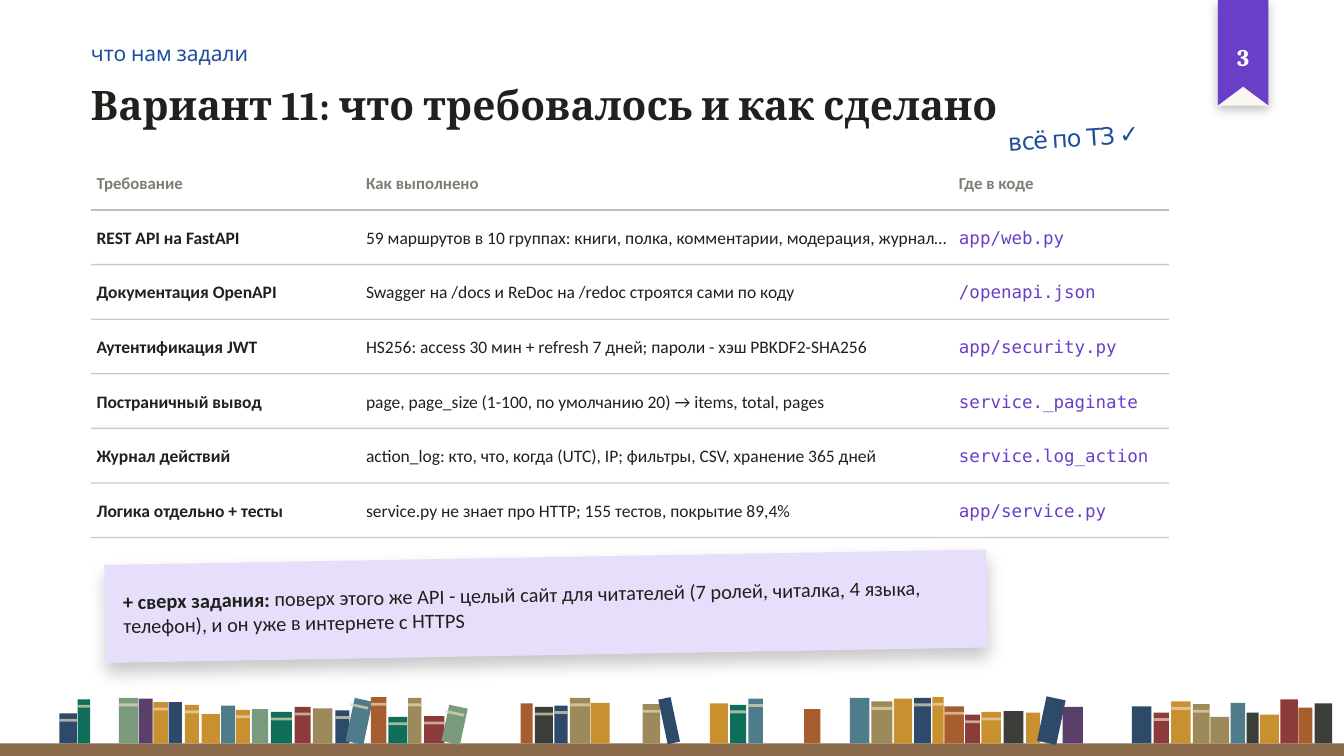
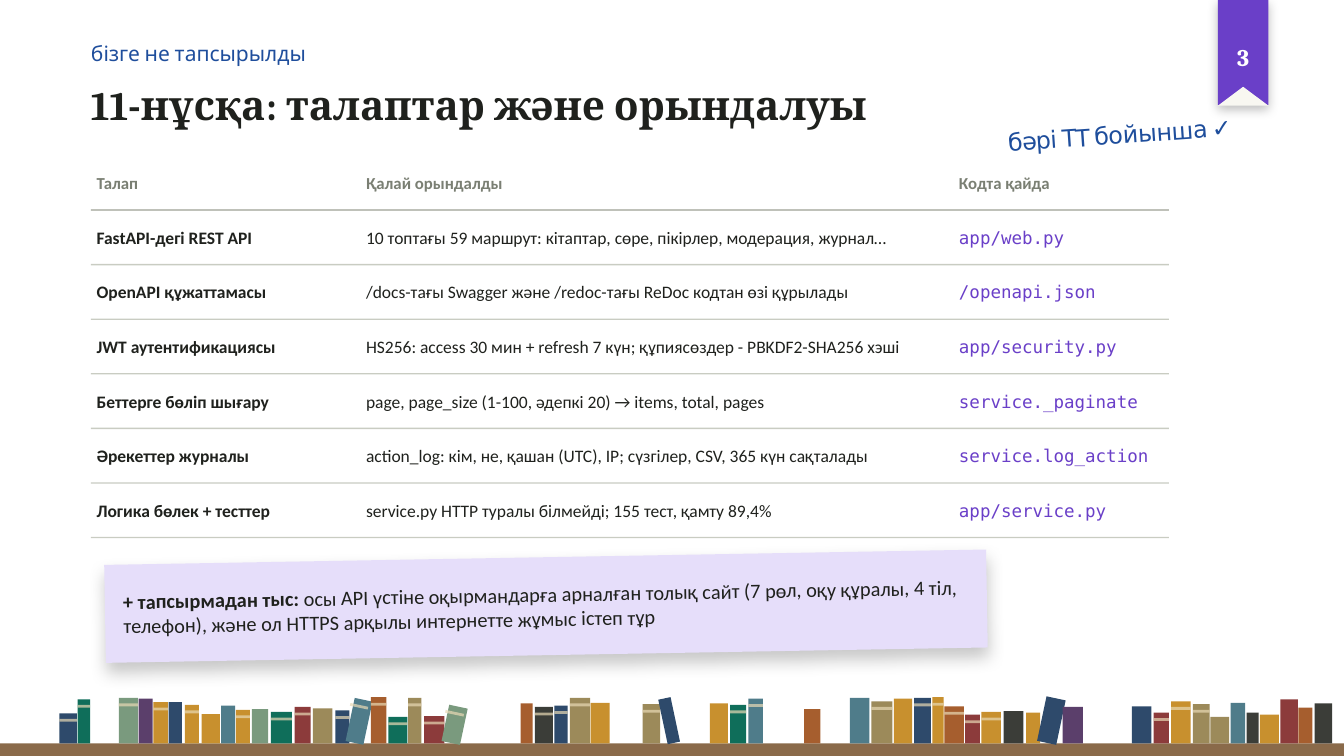
Before and after one commit to Kioku-0/oqu, a slide deck: slide 3 of Для_сдачи/2_Презентации/Оқу_предзащита_рус-каз.pptx. Drawn at 1344x756 pixels with LibreOffice and Linux fonts; fonts in the diff are those of the drawing; background and template pictures are left out. Boxes give left, top, right and bottom in pixels: in the first picture for what was removed or moved away, otherwise in the second. Text is boxed around its words. In the diff, an @@ line names an element or a change of style, - is before the commit and + after.

```diff
--- a/Для_сдачи/2_Презентации/Оқу_предзащита_рус-каз.pptx
+++ b/Для_сдачи/2_Презентации/Оқу_предзащита_рус-каз.pptx
@@ text at box(91, 45, 306, 66): text changed @@
-что нам задали
+бізге не тапсырылды
@@ text at box(91, 93, 867, 130): text changed @@
-Вариант 11: что требовалось и как сделано
+11-нұсқа: талаптар және орындалуы
@@ text at box(1009, 128, 1091, 154): text changed @@
-всё по ТЗ ✓
+бәрі ТТ бойынша ✓
@@ text at box(97, 178, 139, 189): text changed @@
-Требование
+Талап
@@ text at box(366, 177, 503, 192): text changed @@
-Как выполнено
+Қалай орындалды
@@ text at box(959, 177, 1049, 192): text changed @@
-Где в коде
+Кодта қайда
@@ text at box(97, 231, 253, 247): text changed @@
-REST API на FastAPI
+FastAPI-дегі REST API
@@ text at box(366, 232, 887, 247): text changed @@
-59 маршрутов в 10 группах: книги, полка, комментарии, модерация, журнал…
+10 топтағы 59 маршрут: кітаптар, сөре, пікірлер, модерация, журнал…
@@ text at box(97, 286, 266, 301): text changed @@
-Документация OpenAPI
+OpenAPI құжаттамасы
@@ text at box(366, 286, 848, 301): text changed @@
-Swagger на /docs и ReDoc на /redoc строятся сами по коду
+/docs-тағы Swagger және /redoc-тағы ReDoc кодтан өзі құрылады
@@ text at box(97, 341, 276, 356): text changed @@
-Аутентификация JWT
+JWT аутентификациясы
@@ text at box(366, 341, 899, 356): text changed @@
-HS256: access 30 мин + refresh 7 дней; пароли - хэш PBKDF2-SHA256
+HS256: access 30 мин + refresh 7 күн; құпиясөздер - PBKDF2-SHA256 хэші
@@ text at box(97, 396, 269, 411): text changed @@
-Постраничный вывод
+Беттерге бөліп шығару
@@ text at box(366, 395, 764, 411): text changed @@
-page, page_size (1-100, по умолчанию 20) → items, total, pages
+page, page_size (1-100, әдепкі 20) → items, total, pages
@@ text at box(366, 449, 867, 465): text changed @@
-action_log: кто, что, когда (UTC), IP; фильтры, CSV, хранение 365 дней
+action_log: кім, не, қашан (UTC), IP; сүзгілер, CSV, 365 күн сақталады
@@ text at box(97, 450, 249, 465): text changed @@
-Журнал действий
+Әрекеттер журналы
@@ text at box(97, 505, 269, 520): text changed @@
-Логика отдельно + тесты
+Логика бөлек + тесттер
@@ text at box(366, 505, 771, 520): text changed @@
-service.py не знает про HTTP; 155 тестов, покрытие 89,4%
+service.py HTTP туралы білмейді; 155 тест, қамту 89,4%
@@ text in rectangle at box(124, 585, 739, 637): text changed @@
-+ сверх задания: поверх этого же API - целый сайт для читателей (7 ролей, читалка, 4 языка, телефон), и он уже в интернете с HTTPS
++ тапсырмадан тыс: осы API үстіне оқырмандарға арналған толық сайт (7 рөл, оқу құралы, 4 тіл, телефон), және ол HTTPS арқылы интернетте жұмыс істеп тұр
```
Also in this commit, not shown: 7 other slides changed, 4 slides added, 4 slides removed, 5 other files.
